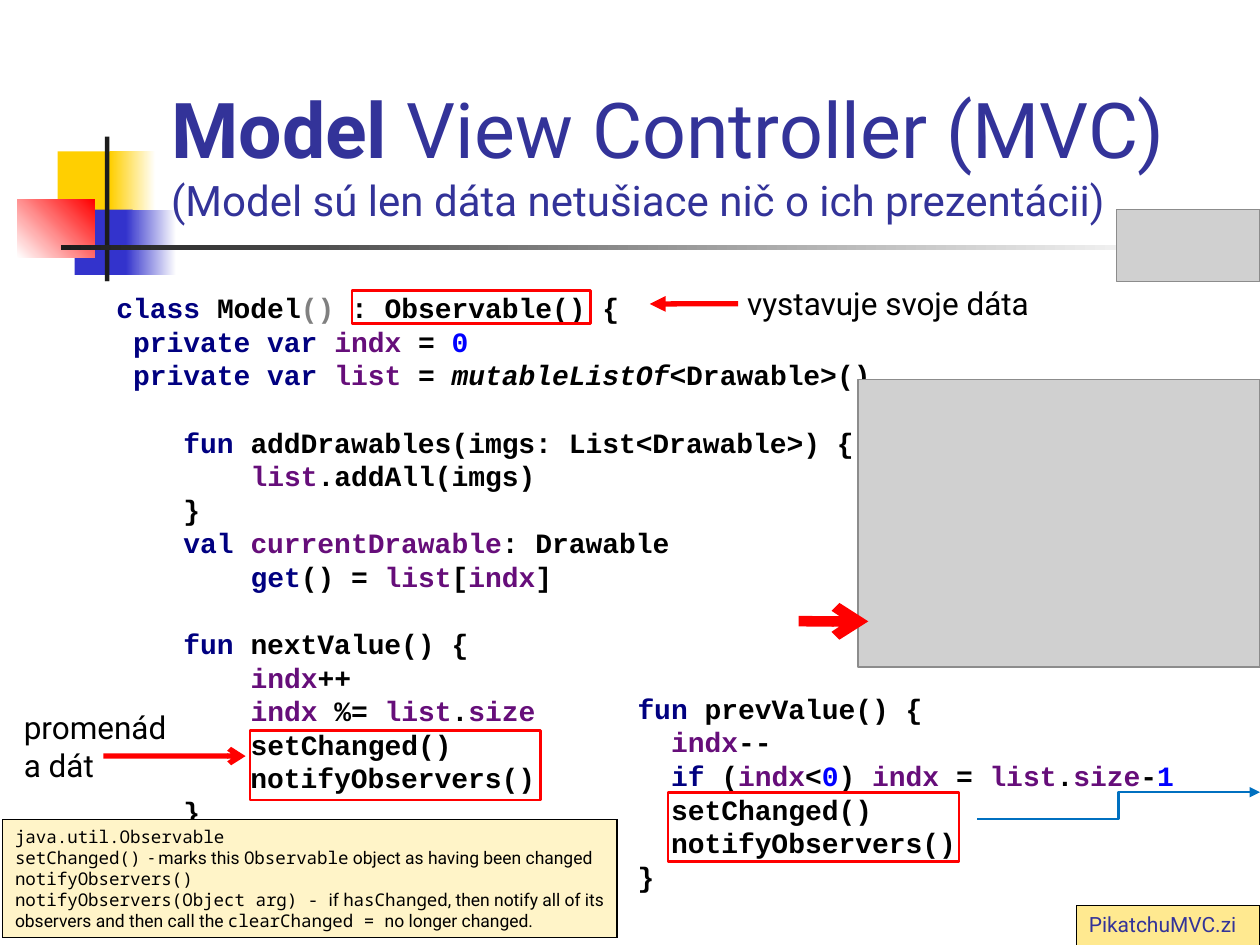
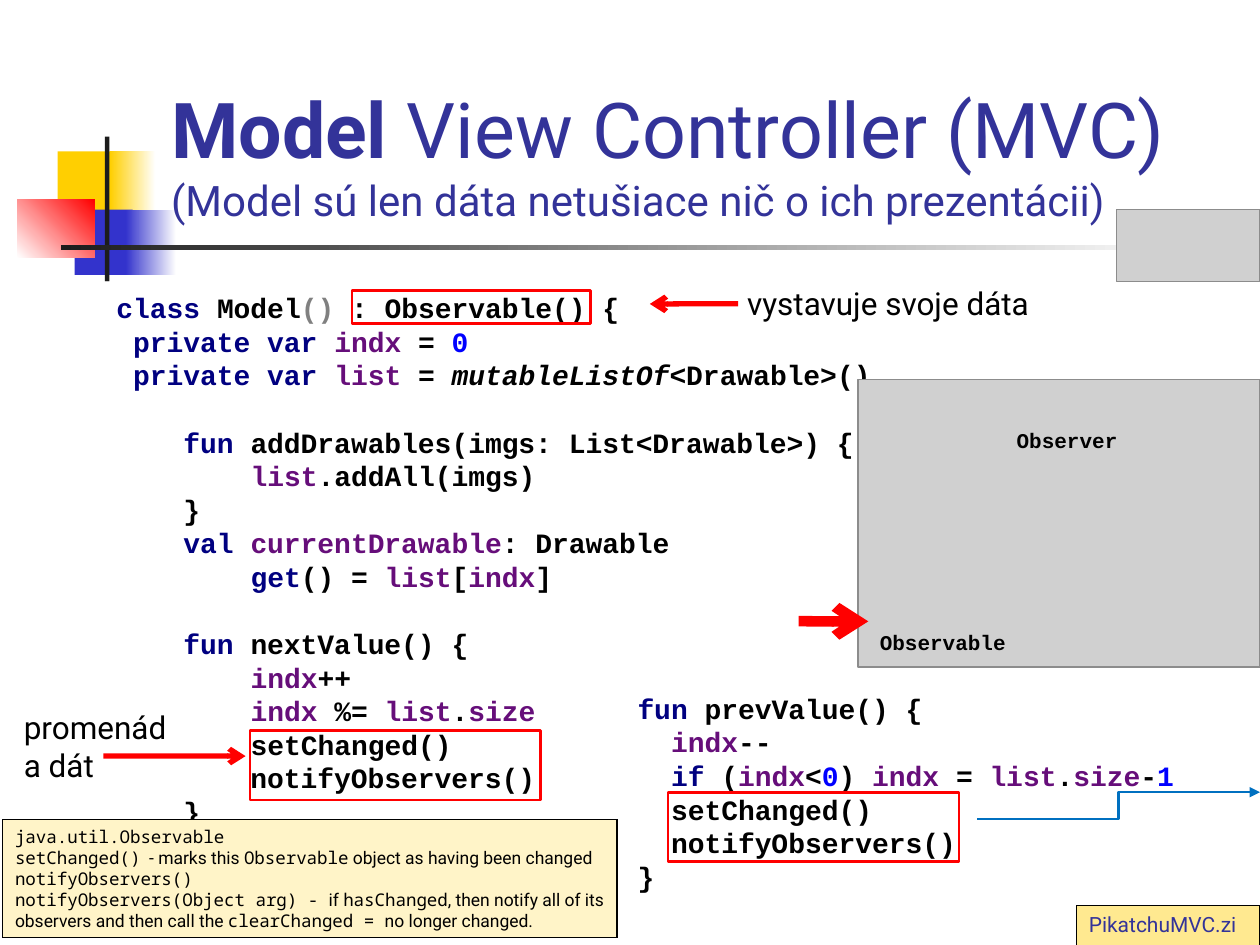
Before and after one commit to vmandro/Prednasky, a slide deck: slide 5 of 07/07_Android.ppt. Drawn at 1260x945 pixels with LibreOffice and Linux fonts; fonts in the diff are those of the drawing; grey boxes stand for pictures. Boxes give left, top, right and bottom in pixels: in the first picture for what was removed or moved away, otherwise in the second. Text is boxed around its words. In the diff, an @@ line names an element or a change of style, - is before the commit and + after.

```diff
--- a/07/07_Android.ppt
+++ b/07/07_Android.ppt
@@ text added at [1017,433,1118,448], 12 pt, text #000000, bold @@
+Observer
@@ text added at [880,635,1006,650], 12 pt, text #000000, bold @@
+Observable
```
Also in this commit, not shown: 10 other slides changed, 1 slide added, 3 other files.
